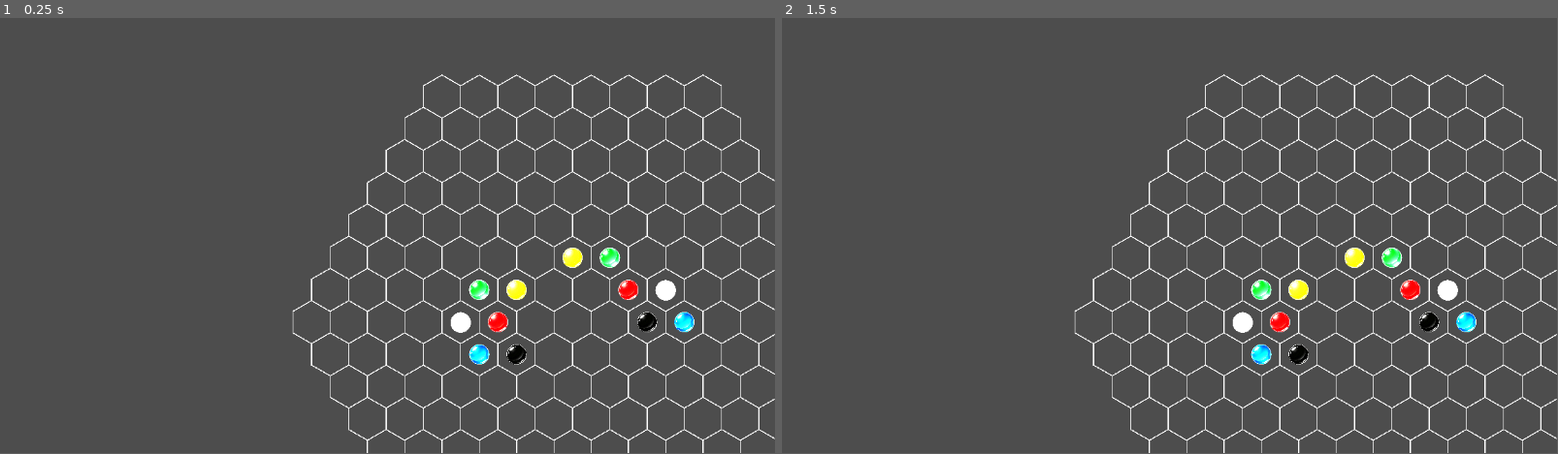
Above: before the commit, frames 1-2 (left to right).
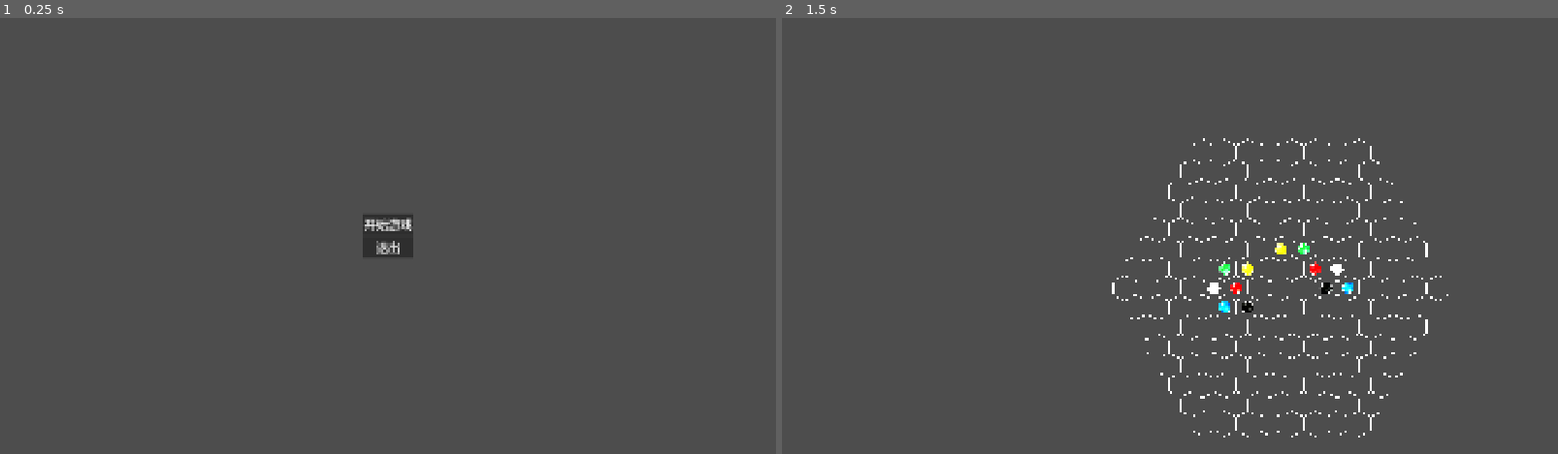
Above: after the commit, the same moments.

Repository: HoshimiyaMukuro499/AfternoonAlgebra
Game: Godot game, scene res://menu.tscn
The game is run twice, just before and just after one commit, with the same random seed, the same clock (stepped at 60 frames per second) and the same inputs. Before the commit the project starts from res://main.tscn.
Inputs (mouse positions are in pixels of both pictures, inside the frame that each line leads up to):
- Up to frame 1 (0.25 s): no input
- Up to frame 2 (1.5 s): click (1170, 222) at 0.5 s, where only the run after the commit has a clickable "开始游戏"; tap Enter at 1.25 s; move the mouse to (1340, 214) at 1.27 s; tap 1 at 1.35 s; click (1340, 214) at 1.42 s
The window is 799x449 before the commit and 800x450 after it. Grey fills any space a smaller window leaves; there, only what the larger window draws over its background counts as a difference.

The runs differ from the first frame. In frame 1, 5.5% of the frame differs, in the area x 37-100%, y 12-100%; in frame 2, 6.4%.

Commit message:
设置了游戏开始主界面

Diff:
--- /dev/null
+++ b/Afternoon_algebra/coding/menu.gd
@@ -0,0 +1,19 @@
+extends Control
+
+
+# Called when the node enters the scene tree for the first time.
+func _ready() -> void:
+	pass # Replace with function body.
+
+
+# Called every frame. 'delta' is the elapsed time since the previous frame.
+func _process(delta: float) -> void:
+	pass
+
+
+func _on_quit_pressed() -> void:
+	get_tree().quit()
+
+
+func _on_start_pressed() -> void:
+	get_tree().change_scene_to_file("res://main.tscn")
--- /dev/null
+++ b/Afternoon_algebra/coding/menu.tscn
@@ -0,0 +1,52 @@
+[gd_scene format=3 uid="uid://btp46h8ot1jgy"]
+
+[ext_resource type="Script" uid="uid://ms6nbtwkh38x" path="res://menu.gd" id="1_lti8b"]
+
+[sub_resource type="Theme" id="Theme_lti8b"]
+
+[sub_resource type="FontVariation" id="FontVariation_ouk20"]
+
+[sub_resource type="Theme" id="Theme_mae5d"]
+
+[sub_resource type="FontVariation" id="FontVariation_4hy44"]
+
+[node name="Menu" type="Control" unique_id=1085796656]
+layout_mode = 3
+anchors_preset = 15
+anchor_right = 1.0
+anchor_bottom = 1.0
+grow_horizontal = 2
+grow_vertical = 2
+script = ExtResource("1_lti8b")
+
+[node name="VBoxContainer" type="VBoxContainer" parent="." unique_id=1524160407]
+layout_mode = 1
+anchors_preset = 8
+anchor_left = 0.5
+anchor_top = 0.5
+anchor_right = 0.5
+anchor_bottom = 0.5
+offset_left = -20.0
+offset_top = -20.0
+offset_right = 20.0
+offset_bottom = 20.0
+grow_horizontal = 2
+grow_vertical = 2
+
+[node name="start" type="Button" parent="VBoxContainer" unique_id=1102239198]
+layout_mode = 2
+size_flags_vertical = 4
+theme = SubResource("Theme_lti8b")
+theme_override_fonts/font = SubResource("FontVariation_ouk20")
+theme_override_font_sizes/font_size = 30
+text = "开始游戏"
+
+[node name="quit" type="Button" parent="VBoxContainer" unique_id=421480167]
+layout_mode = 2
+theme = SubResource("Theme_mae5d")
+theme_override_fonts/font = SubResource("FontVariation_4hy44")
+theme_override_font_sizes/font_size = 30
+text = "退出"
+
+[connection signal="pressed" from="VBoxContainer/start" to="." method="_on_start_pressed"]
+[connection signal="pressed" from="VBoxContainer/quit" to="." method="_on_quit_pressed"]
--- a/Afternoon_algebra/coding/project.godot
+++ b/Afternoon_algebra/coding/project.godot
@@ -11,13 +11,19 @@
 [application]
 
 config/name="新建游戏项目"
-run/main_scene="uid://djeb0cuoeaeet"
+run/main_scene="uid://btp46h8ot1jgy"
 config/features=PackedStringArray("4.6", "Forward Plus")
 config/icon="res://icon.svg"
 
 [autoload]
 
 MarbleConst="*uid://dln5vxpq4x0uf"
+
+[display]
+
+window/size/viewport_width=1920
+window/size/viewport_height=1080
+window/stretch/mode="canvas_items"
 
 [physics]
 
Not shown, added: Afternoon_algebra/coding/menu.gd.uid
Not shown, added: Afternoon_algebra/coding/tests/test_red_marble.gd.uid
Not shown, added: .aider.chat.history.md
Not shown, added: .aider.input.history
Not shown, added: .aider.tags.cache.v4/cache.db
